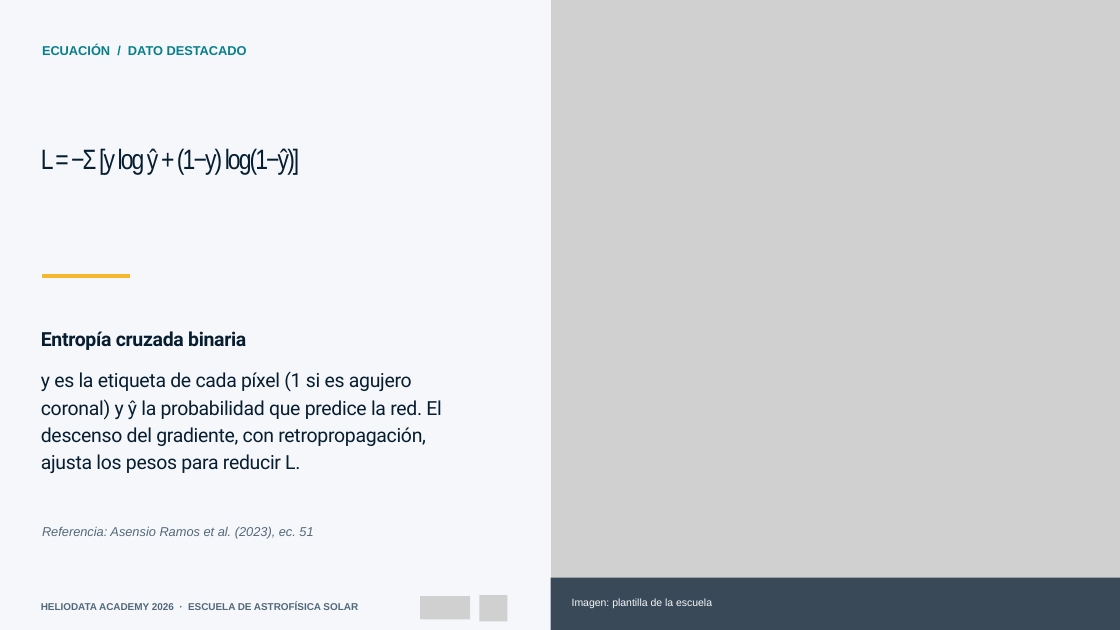
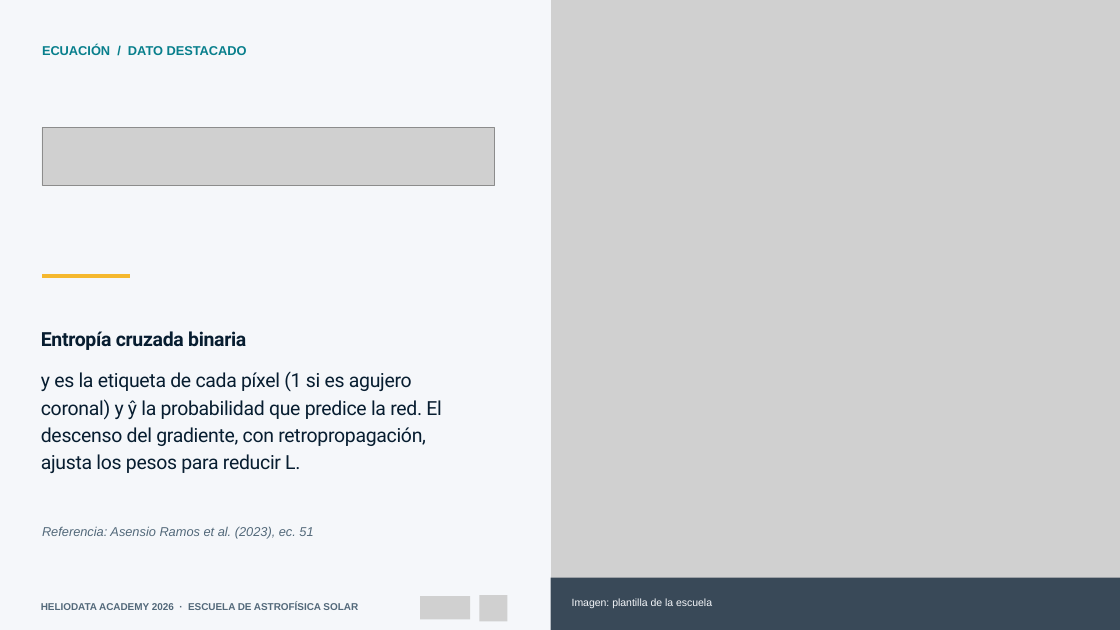
Before and after one commit to Group-of-Solar-Astrophysics/Escuela-Astrofisica-Solar-2026, a slide deck: slide 6 of 01_Material_por_expositor/Juan_Esteban_Agudelo_Ortiz/01_Presentacion/Machine_Learning_aplicado_al_Sol_Escuela_2026.pptx. Drawn at 1120x630 pixels with LibreOffice and Linux fonts; fonts in the diff are those of the drawing; grey boxes stand for pictures. Boxes give left, top, right and bottom in pixels: in the first picture for what was removed or moved away, otherwise in the second. Text is boxed around its words. In the diff, an @@ line names an element or a change of style, - is before the commit and + after.

```diff
--- a/01_Material_por_expositor/Juan_Esteban_Agudelo_Ortiz/01_Presentacion/Machine_Learning_aplicado_al_Sol_Escuela_2026.pptx
+++ b/01_Material_por_expositor/Juan_Esteban_Agudelo_Ortiz/01_Presentacion/Machine_Learning_aplicado_al_Sol_Escuela_2026.pptx
@@ text removed at bbox=[41, 148, 300, 175] @@
-L = −Σ [y log ŷ + (1−y) log(1−ŷ)]
@@ picture added at bbox=[42, 128, 494, 185] @@
```
Also in this commit, not shown: 1 other slide changed, 1 other file.
